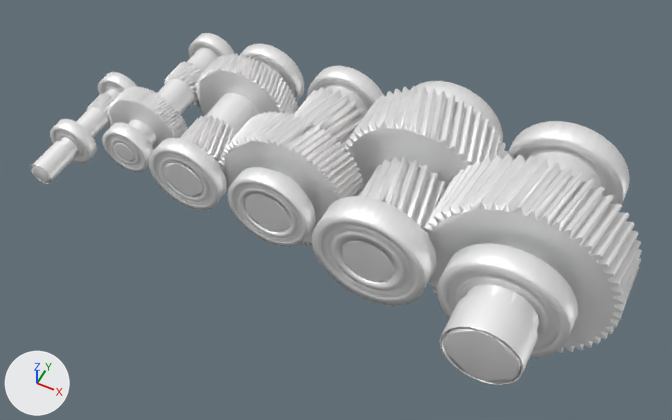
One commit to the glTF model data/models/gearbox5st.glb: the scene before it, then after it.
Rendered twice from a 50 mm camera at (817.0, -661.0, 991.0) aimed at (410.0, 153.0, -26.0). Every picture has the same lights, and +X, +Y and +Z are marked at lower left. Where no turn or scale is listed for an object, it has been applied to the vertices.

In view in the first picture: 'part1', 'part10', 'part2', 'part3', 'part4', 'part5', 'part6', 'part7', 'part8', 'part9'.
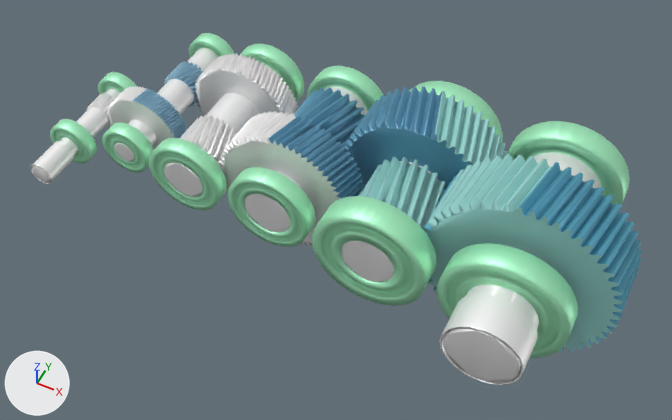
Diff of the bpy script that builds the scene:
```diff
--- a/data/models/gearbox5st.glb.py
+++ b/data/models/gearbox5st.glb.py
@@ mat_material_0 @@
 mat_material_0 = principled_material('Material_0')
-mat_material_0.base_color = (1.0, 1.0, 1.0)  # white #ffffff
+mat_material_0.base_color = (0.292, 0.527, 0.68)  # blue #93c0d7
 mat_material_0.metallic = 0.5
@@ mat_material_1 @@
 mat_material_1 = principled_material('Material_1')
-mat_material_1.base_color = (1.0, 1.0, 1.0)  # white #ffffff
+mat_material_1.base_color = (0.309, 0.651, 0.624)  # cyan #97d3cf
 mat_material_1.metallic = 0.5
@@ mat_material_4 @@
 mat_material_4 = principled_material('Material_4')
-mat_material_4.base_color = (1.0, 1.0, 1.0)  # white #ffffff
+mat_material_4.base_color = (0.141, 0.376, 0.546)  # blue #69a5c3
 mat_material_4.metallic = 0.5
@@ mat_material_6 @@
 mat_material_6 = principled_material('Material_6')
-mat_material_6.base_color = (1.0, 1.0, 1.0)  # white #ffffff
+mat_material_6.base_color = (0.12, 0.44, 0.604)  # cyan #61b1cc
 mat_material_6.metallic = 0.5
@@ mat_material_8 @@
 mat_material_8 = principled_material('Material_8')
-mat_material_8.base_color = (1.0, 1.0, 1.0)  # white #ffffff
+mat_material_8.base_color = (0.451, 1.0, 0.631)  # green #b3ffd0
 mat_material_8.metallic = 0.5
```

What differs and where, as boxes [x1, y1, x2, y2] in the pictures (672 x 420 px):
'part9', recoloured (white to green): [50, 33, 630, 358] in both
'part2', recoloured (white to cyan): [358, 91, 623, 353] in both
'part5', recoloured (white to blue): [268, 86, 471, 198] in both
'part7', recoloured (white to cyan): [424, 162, 642, 351] in both
'part1', recoloured (white to blue): [133, 61, 203, 138] in both
